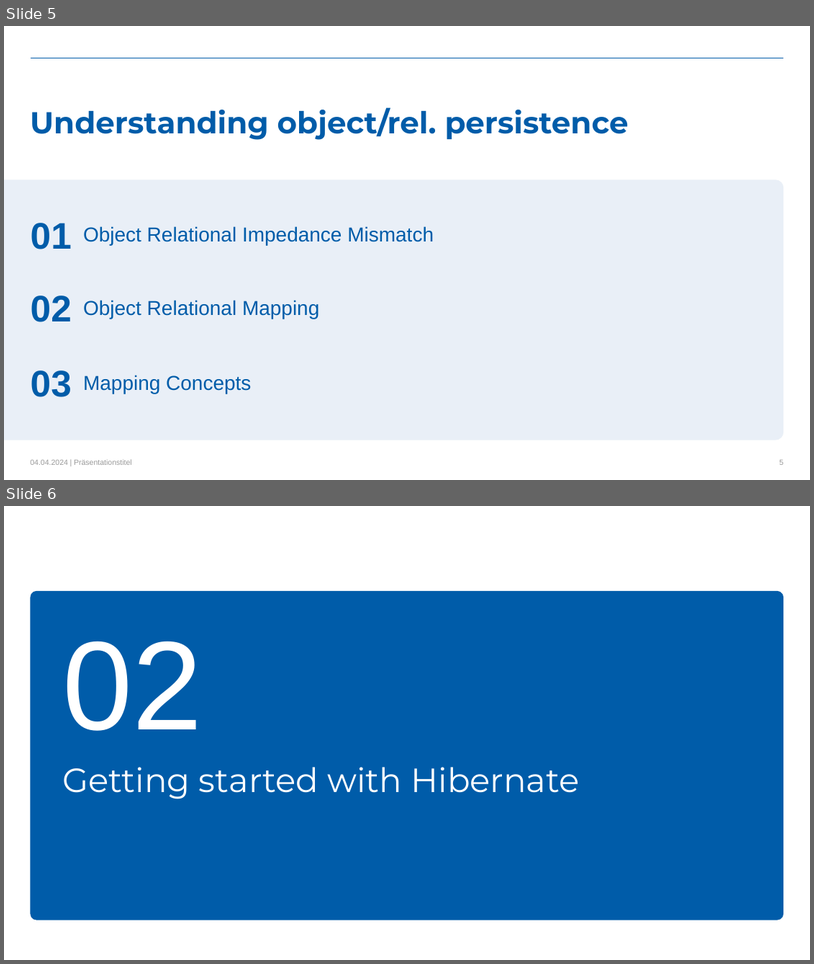
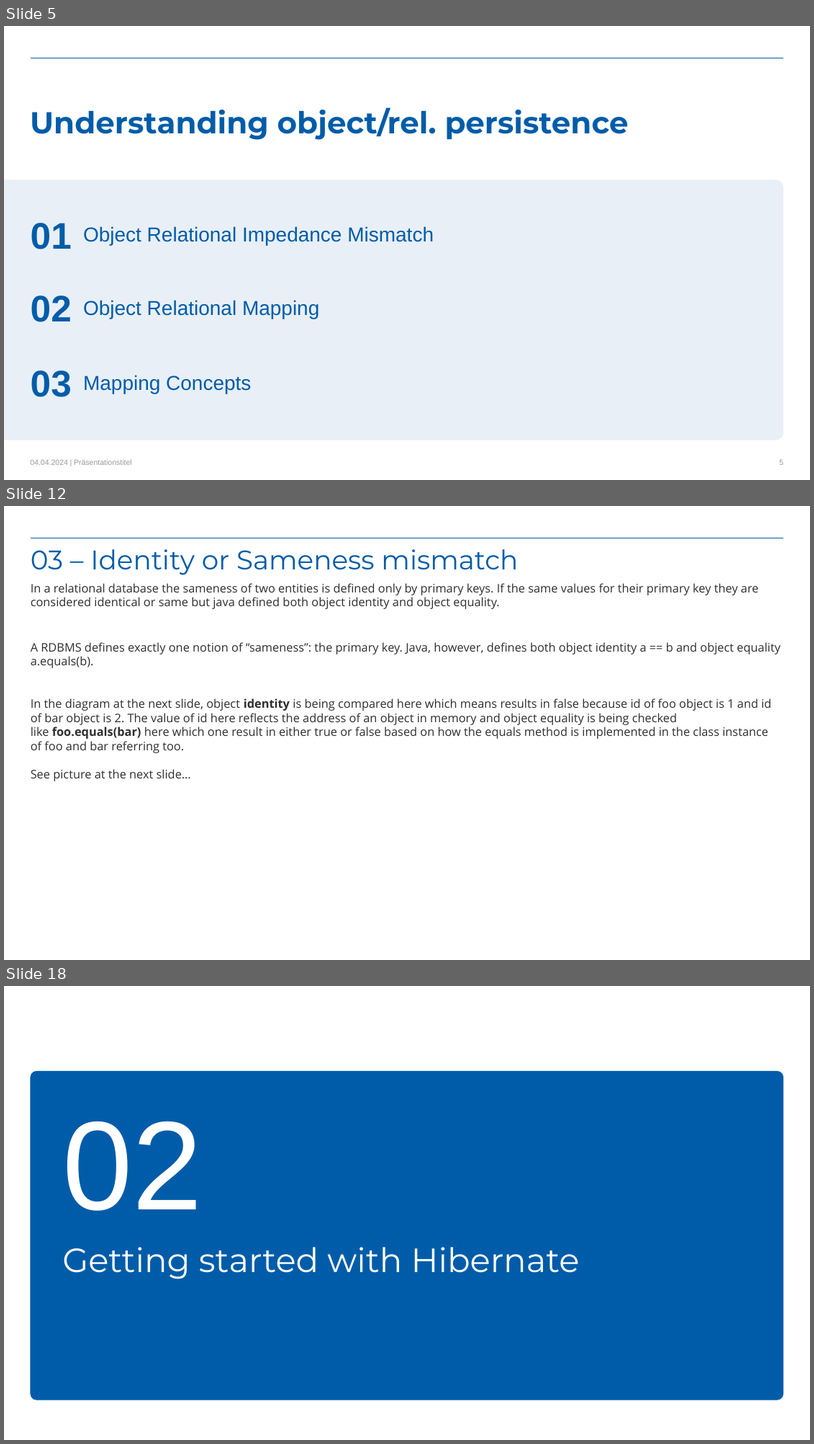
Before and after one commit to kovacivo/hibernate_basics, a slide deck: Hibernate_training-level_basic.pptx. Shown one above the other, each under a label of ours: slides 5 and 6 before the commit, slides 5, 12 and 18 after it; the slides between them are not shown. The pictures are 814x964 and 814x1444 pixels, drawn with LibreOffice and Linux fonts; fonts in the diff are those of the drawing; background and template pictures are left out. Boxes give left, top, right and bottom in pixels: in the first picture for what was removed or moved away, otherwise in the second. Text is boxed around its words. In the diff, an @@ line names an element or a change of style, - is before the commit and + after.

```diff
--- a/Hibernate_training-level_basic.pptx
+++ b/Hibernate_training-level_basic.pptx
@@ slide 12 added at box(4, 506, 810, 960), background #FFFFFF; not listed: 1 template element that a slide beside it also shows @@
@@ title added at box(31, 549, 518, 575), 32 pt, text #005CA9 @@
+03 – Identity or Sameness mismatch
@@ text added at box(31, 583, 781, 781), 14 pt, text #2E2E2E @@
+In a relational database the sameness of two entities is defined only by primary keys. If the same values for their primary key they are considered identical or same but java defined both object identity and object equality.
+A RDBMS defines exactly one notion of “sameness”: the primary key. Java, however, defines both object identity a == b and object equality a.equals(b).
+In the diagram at the next slide, object identity is being compared here which means results in false because id of foo object is 1 and id of bar object is 2. The value of id here reflects the address of an object in memory and object equality is being checked like foo.equals(bar) here which one result in either true or false based on how the equals method is implemented in the class instance of foo and bar referring too.
+See picture at the next slide…
@@ what was slide 6 is now slide 18 @@
```
Also in this commit, not shown: 2 slides changed, 24 other slides added.
